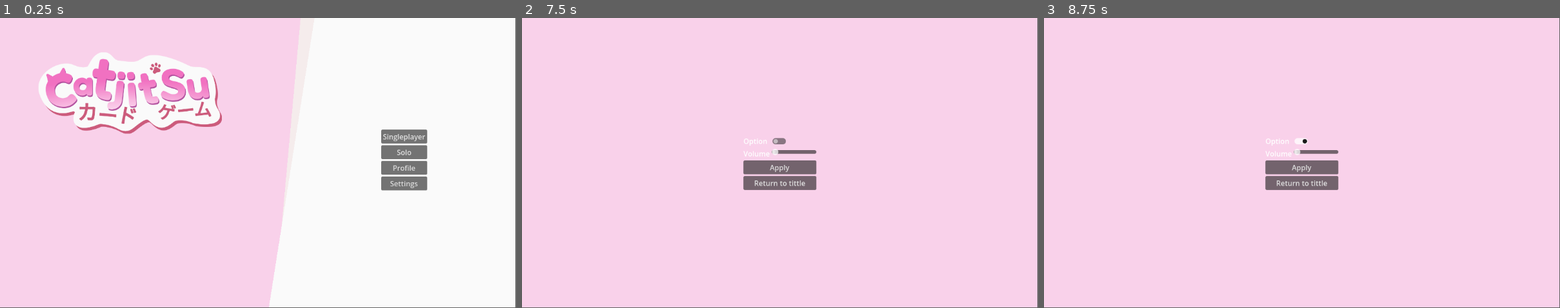
Above: before the commit, frames 1-3 (left to right).
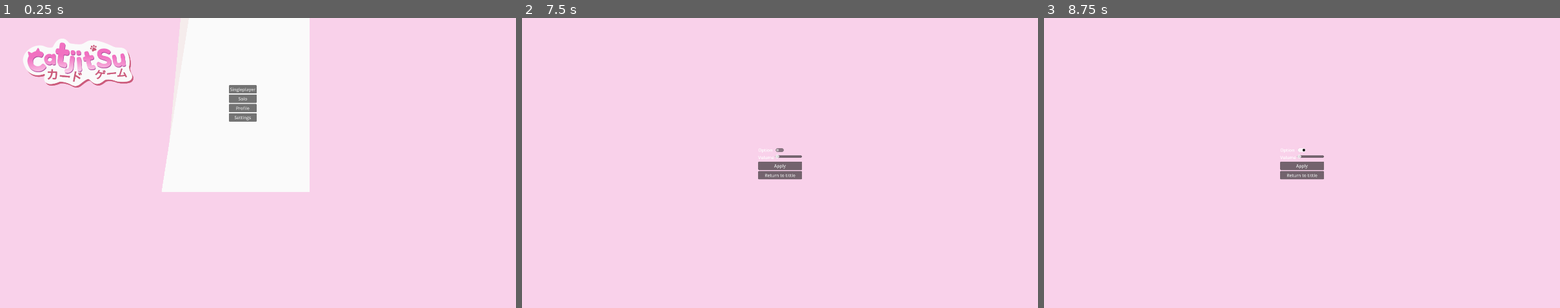
Above: after the commit, the same moments.

Repository: luna7111/catjitsu
Game: Godot game, scene res://scenes/scene_manager.tscn
Two runs of this game, one before a commit and one after it. Both use one fixed random seed, a clock stepped at 60 frames per second and the inputs below.
Inputs (mouse positions are in pixels of both pictures, inside the frame that each line leads up to; where the layout moved, square brackets give the same spot in the first picture):
- Up to frame 1 (0.25 s): no input
- Up to frame 2 (7.5 s): click "Solo" at 0.5 s; click "Solo" at 1.25 s; click "Singleplayer" at 2 s; click "Profile" at 2.75 s; click "Singleplayer" at 3.5 s; click "Profile" at 4.25 s; click "Singleplayer" at 5 s; click "Solo" at 5.75 s; click "Profile" at 6.5 s; click "Settings" at 7.25 s
- Up to frame 3 (8.75 s): click (1302, 148) [1302, 139] at 8 s
In our replay, the window is 799x449 before the commit and 800x450 after it. These sizes can differ from the game's own. Grey fills any space a smaller window leaves; there, only what the larger window draws over its background counts as a difference.

The runs differ from the first frame. In frame 1, 62% of the frame differs, in the area x 4-100%, y 0-100%; in frame 2, 1.4%; in frame 3, 1.4%.

Commit message:
feat: updated configuration

Diff:
--- a/catjitsu/project.godot
+++ b/catjitsu/project.godot
@@ -19,6 +19,21 @@
 
 Global="*uid://bfaw8ae7rte40"
 
+[display]
+
+window/size/viewport_width=1920
+window/size/viewport_height=1080
+window/stretch/mode="viewport"
+
+[gui]
+
+theme/custom="uid://bqxnag2rlymbi"
+
+[internationalization]
+
+locale/translations=PackedStringArray("res://translations.en.translation", "res://translations.es.translation", "res://translations.fr.translation")
+locale/fallback="ens"
+
 [physics]
 
 3d/physics_engine="Jolt Physics"
@@ -28,3 +43,5 @@
 rendering_device/driver.windows="d3d12"
 renderer/rendering_method="gl_compatibility"
 renderer/rendering_method.mobile="gl_compatibility"
+anti_aliasing/quality/msaa_2d=1
+environment/defaults/default_clear_color=Color(0.9764706, 0.81960785, 0.91764706, 1)
